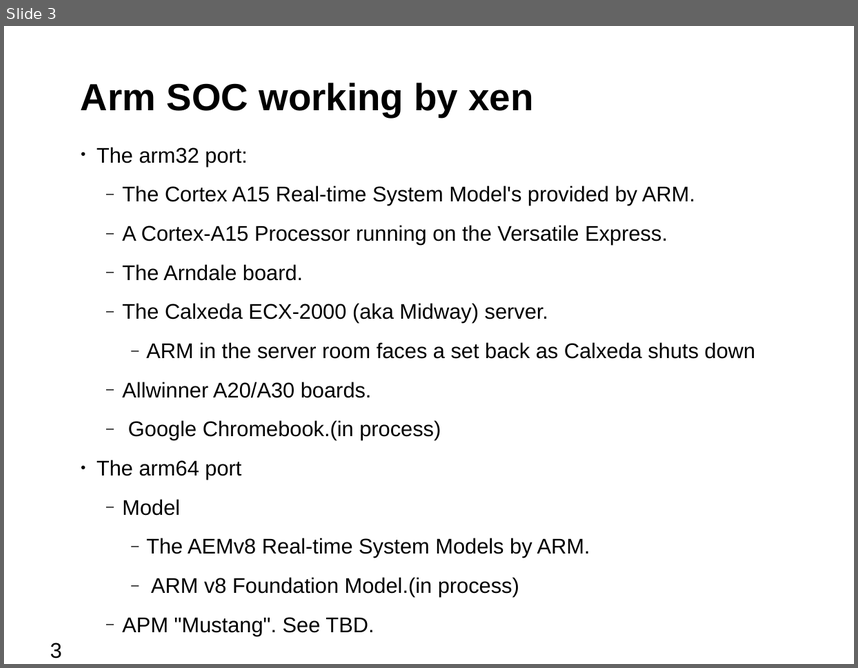
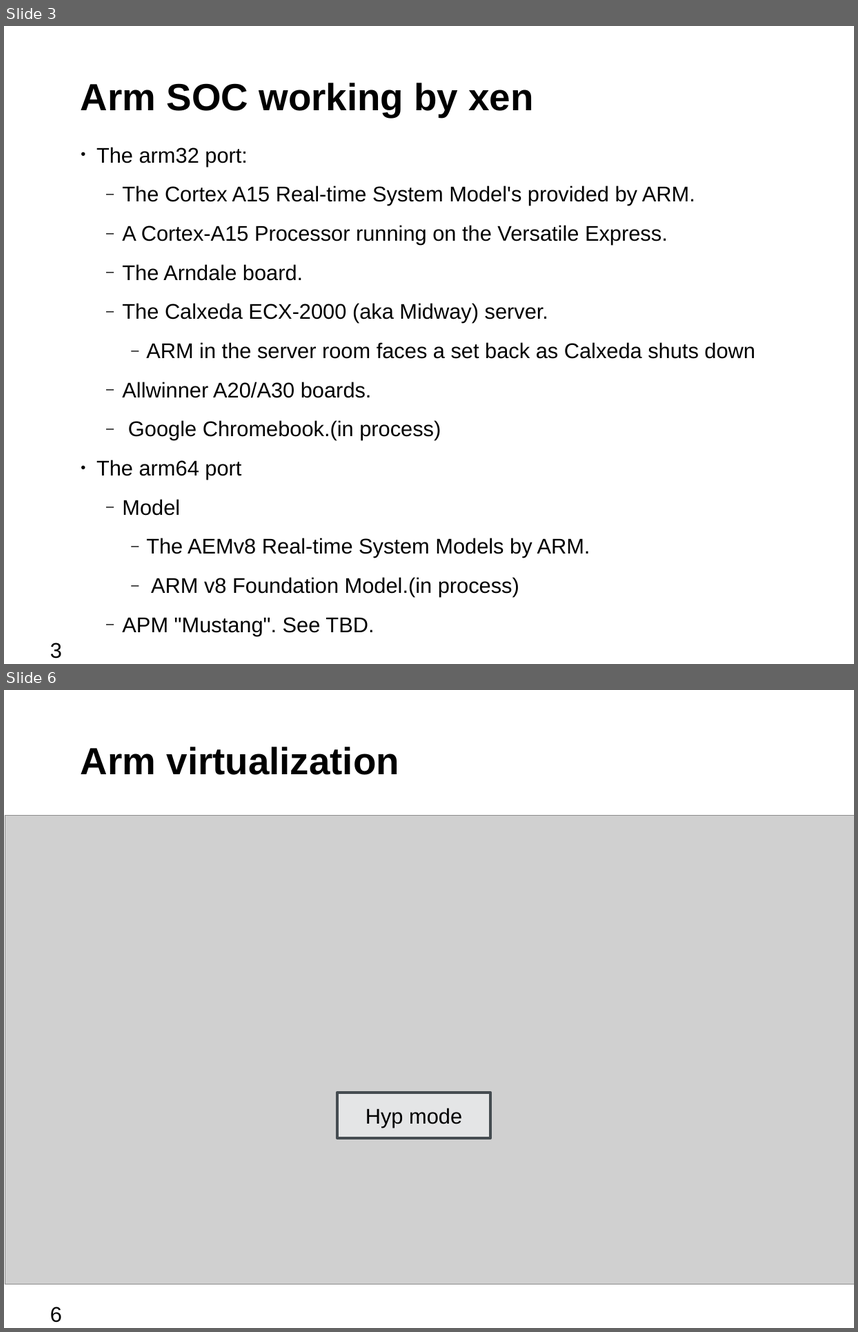
Before and after one commit to bjzhang/open_log, a slide deck: novell/community/ouros/xen_on_cubietruck.odp. Shown one above the other, each under a label of ours: slide 3 before the commit, slides 3 and 6 after it; the slides between them are not shown. The pictures are 858x668 and 858x1332 pixels, drawn with LibreOffice and Linux fonts; fonts in the diff are those of the drawing; grey boxes stand for pictures; background and template pictures are left out. Boxes give left, top, right and bottom in pixels: in the first picture for what was removed or moved away, otherwise in the second. Text is boxed around its words. In the diff, an @@ line names an element or a change of style, - is before the commit and + after.

```diff
--- a/novell/community/ouros/xen_on_cubietruck.odp
+++ b/novell/community/ouros/xen_on_cubietruck.odp
@@ slide 6 added at (4,690,854,1328), background #FFFFFF @@
@@ title added at (81,747,399,775), 32 pt, text #000000, bold @@
+Arm virtualization
@@ picture added at (5,815,854,1283) @@
@@ rectangle added at (337,1092,490,1138), fill #E4E5E6, outline #454C51 2.15 pt, 18 pt, text #000000 @@
+Hyp mode
@@ page number added at (50,1306,62,1322), 18 pt, text #000000 @@
+6
```
Also in this commit, not shown: 2 slides changed, 9 other slides added, 1 slide removed, 2 other files.
